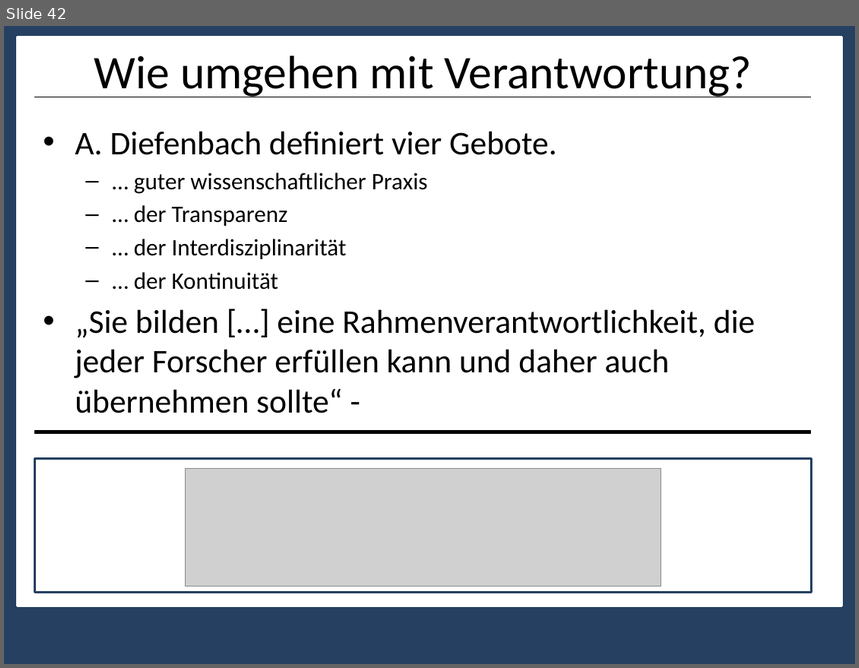
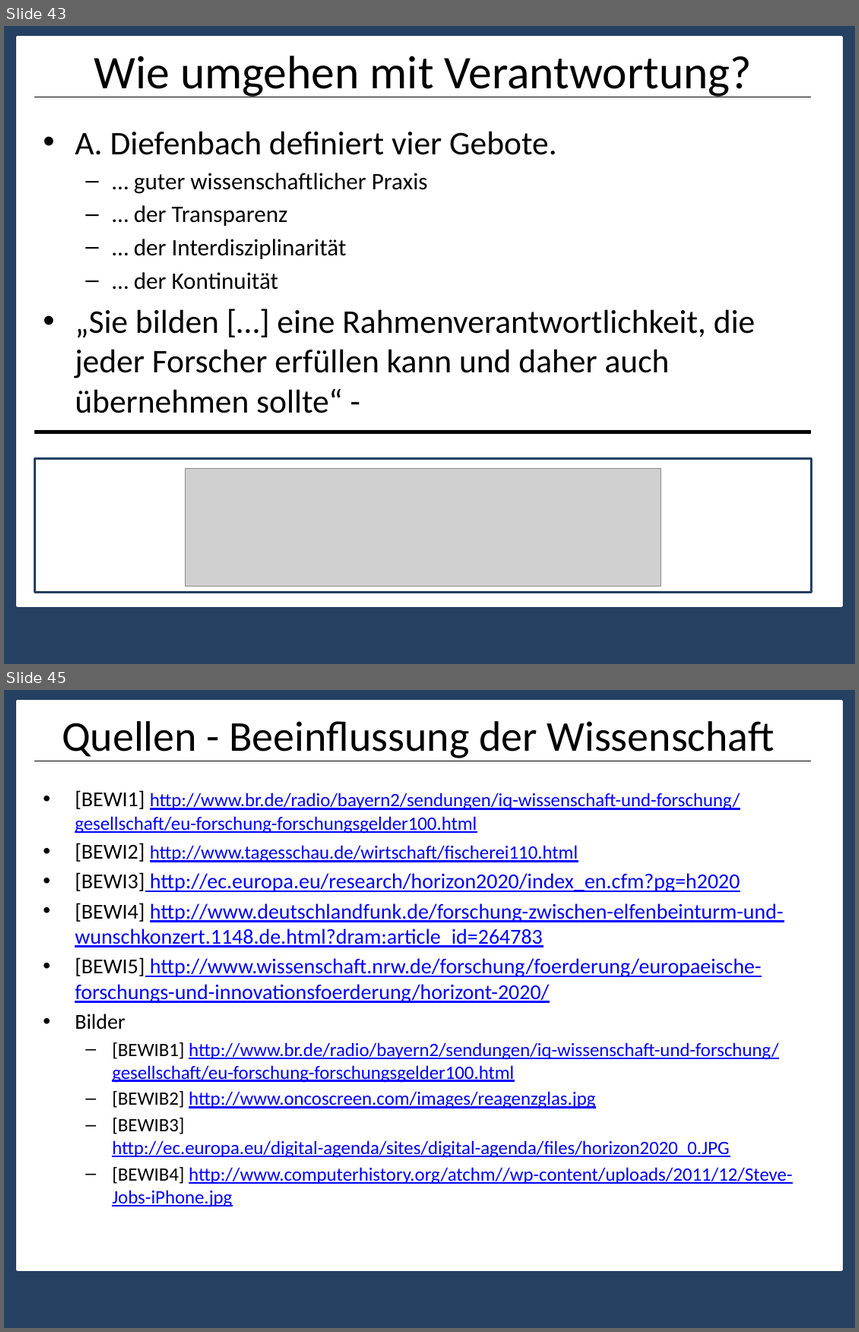
Before and after one commit to nicolehm/PMWK, a slide deck: Präsentation1.pptx. Shown one above the other, each under a label of ours: slide 42 before the commit, slides 43 and 45 after it; the slides between them are not shown. The pictures are 859x668 and 859x1332 pixels, drawn with LibreOffice and Linux fonts; fonts in the diff are those of the drawing; grey boxes stand for pictures. Boxes give left, top, right and bottom in pixels: in the first picture for what was removed or moved away, otherwise in the second. Text is boxed around its words. In the diff, an @@ line names an element or a change of style, - is before the commit and + after.

```diff
--- a/Präsentation1.pptx
+++ b/Präsentation1.pptx
@@ slide 45 added at box(4, 690, 855, 1328), background #254061; not listed: 2 template elements that a slide beside it also shows @@
@@ title added at box(62, 721, 774, 758), 36 pt, text #000000 @@
+Quellen - Beeinflussung der Wissenschaft
@@ text added at box(75, 790, 792, 1208), 16 pt, text #0000FF, underline @@
+  • [BEWI1] http://www.br.de/radio/bayern2/sendungen/iq-wissenschaft-und-forschung/gesellschaft/eu-forschung-forschungsgelder100.html
+  • [BEWI2] http://www.tagesschau.de/wirtschaft/fischerei110.html
+• [BEWI3] http://ec.europa.eu/research/horizon2020/index_en.cfm?pg=h2020
+• [BEWI4] http://www.deutschlandfunk.de/forschung-zwischen-elfenbeinturm-und-wunschkonzert.1148.de.html?dram:article_id=264783
+• [BEWI5] http://www.wissenschaft.nrw.de/forschung/foerderung/europaeische-forschungs-und-innovationsfoerderung/horizont-2020/
+• Bilder
+  – [BEWIB1] http://www.br.de/radio/bayern2/sendungen/iq-wissenschaft-und-forschung/gesellschaft/eu-forschung-forschungsgelder100.html
+  – [BEWIB2] http://www.oncoscreen.com/images/reagenzglas.jpg
+  – [BEWIB3] http://ec.europa.eu/digital-agenda/sites/digital-agenda/files/horizon2020_0.JPG
+  – [BEWIB4] http://www.computerhistory.org/atchm//wp-content/uploads/2011/12/Steve-Jobs-iPhone.jpg
@@ what was slide 42 is now slide 43 @@
```
Also in this commit, not shown: 8 slides changed, 9 other slides added, 5 slides removed.
